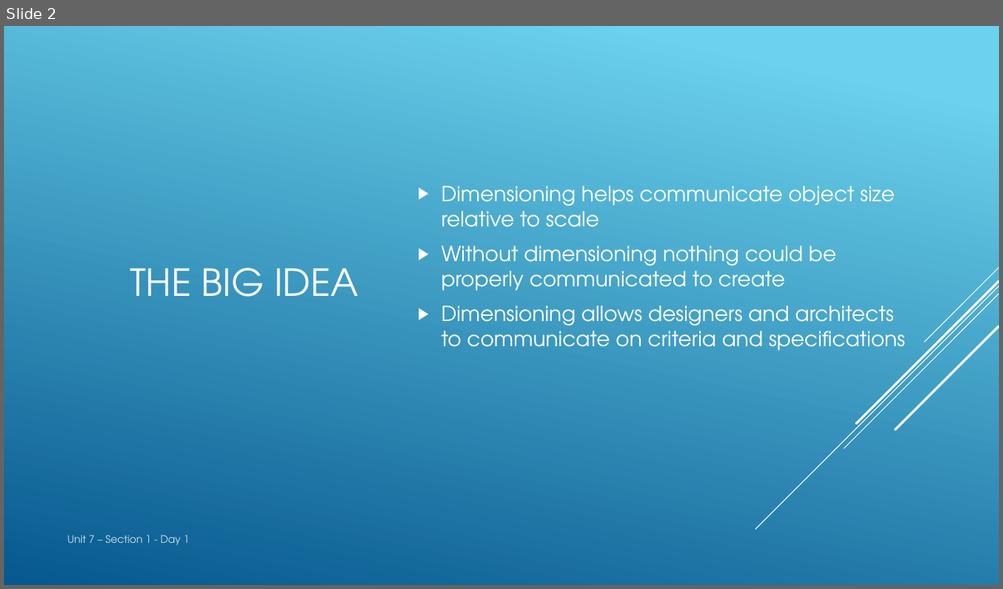
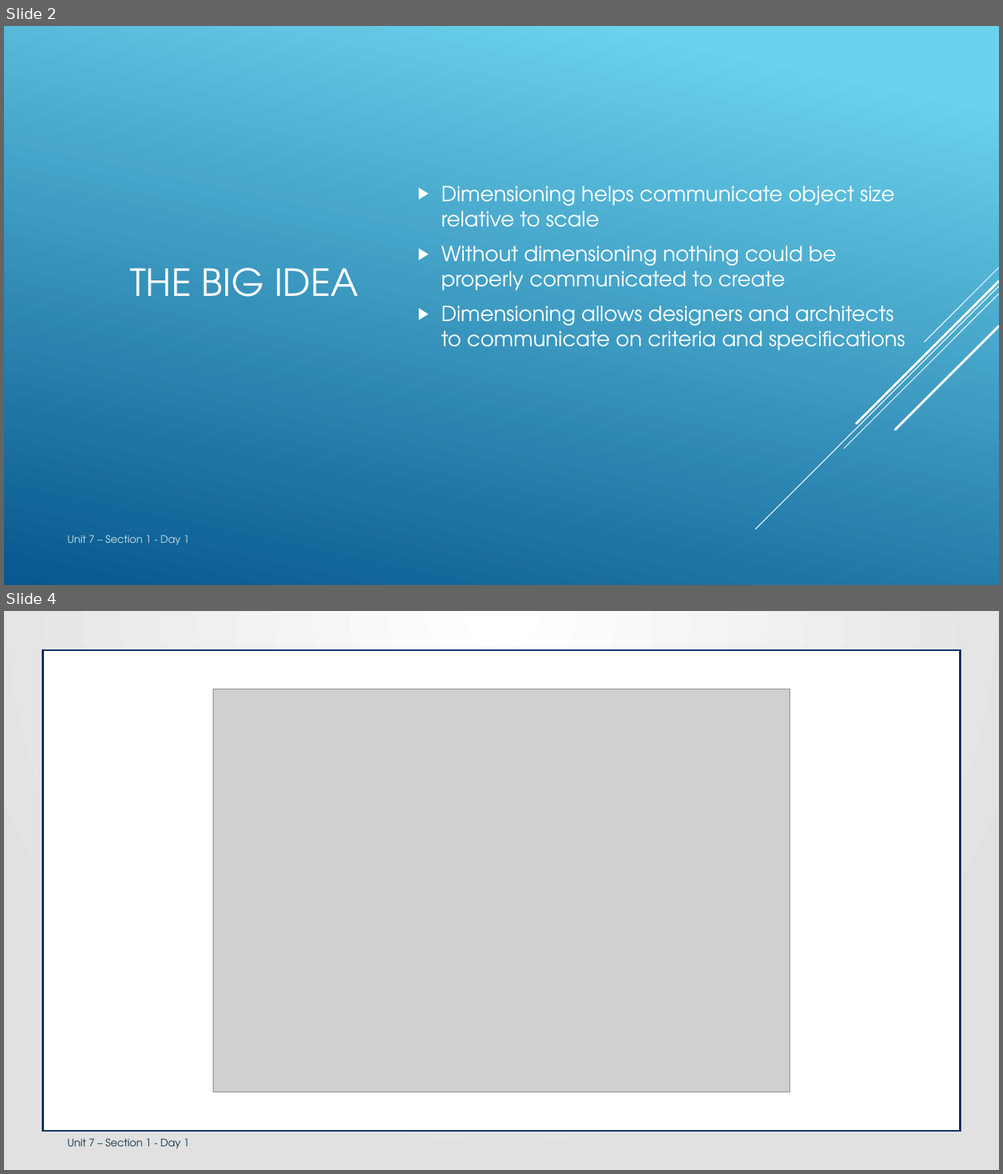
Before and after one commit to nickvertucci/Technology-Education-Curriculum, a slide deck: High School/Design and Drawing for Production/Unit 7 - Dimensioning/Section 1 - Intro to Dimensioning/Assets/U7S1 - Intro to Dimensioning.pptx. Shown one above the other, each under a label of ours: slide 2 before the commit, slides 2 and 4 after it; the slides between them are not shown. The pictures are 1003x589 and 1003x1174 pixels, drawn with LibreOffice and Linux fonts; fonts in the diff are those of the drawing; grey boxes stand for pictures. Boxes give left, top, right and bottom in pixels: in the first picture for what was removed or moved away, otherwise in the second. Text is boxed around its words. In the diff, an @@ line names an element or a change of style, - is before the commit and + after.

```diff
--- a/High School/Design and Drawing for Production/Unit 7 - Dimensioning/Section 1 - Intro to Dimensioning/Assets/U7S1 - Intro to Dimensioning.pptx
+++ b/High School/Design and Drawing for Production/Unit 7 - Dimensioning/Section 1 - Intro to Dimensioning/Assets/U7S1 - Intro to Dimensioning.pptx
@@ slide 4 added at box(4, 611, 999, 1170), background gradient #6ED2EB to #06588E; not listed: 5 template elements that a slide beside it also shows @@
@@ rectangle added at box(4, 611, 999, 1170), fill gradient #FFFFFF to #E1E1E1 @@
@@ rectangle added at box(42, 650, 960, 1132), fill #FFFFFF, outline #052F61 1.75 pt @@
@@ picture added at box(213, 689, 790, 1092) @@
@@ text added at box(68, 1139, 190, 1149), 10 pt, text #0A304A @@
+Unit 7 – Section 1 - Day 1
```
Also in this commit, not shown: 1 slide changed, 1 other slide added.
